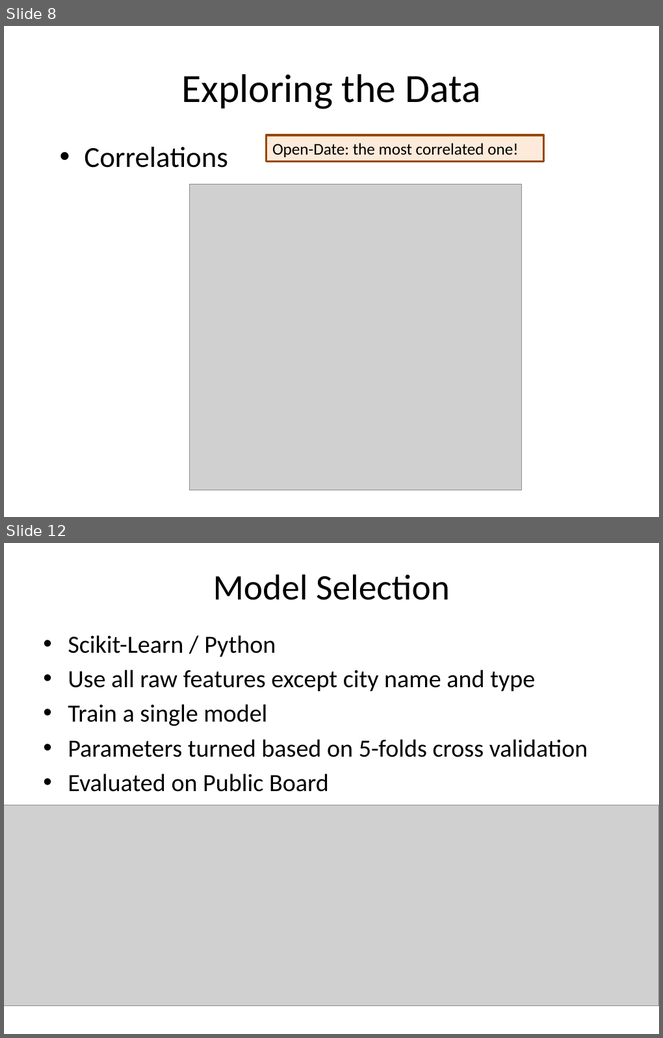
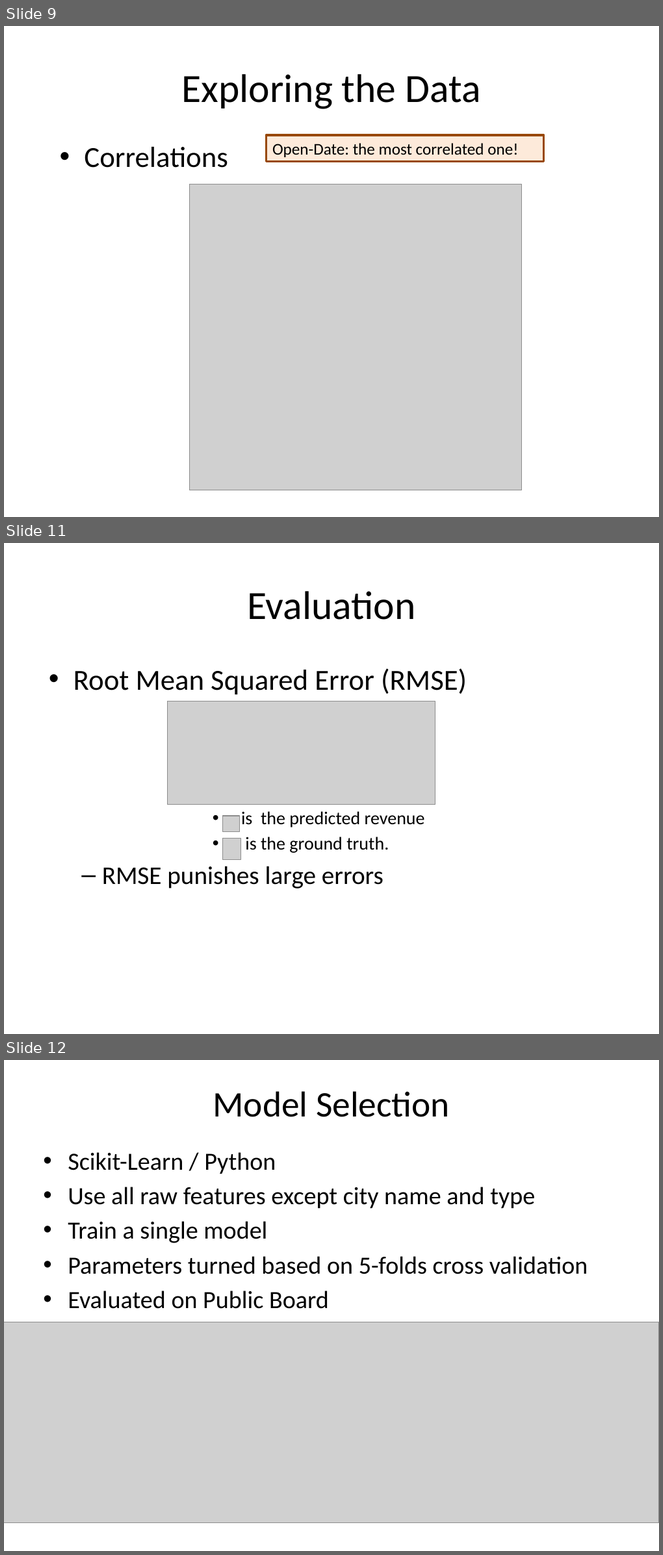
Before and after one commit to hxwang/revenue-prediction, a slide deck: doc/presentation/revenue-prediction.pptx. Shown one above the other, each under a label of ours: slides 8 and 12 before the commit, slides 9, 11 and 12 after it; the slides between them are not shown. The pictures are 663x1038 and 663x1555 pixels, drawn with LibreOffice and Linux fonts; fonts in the diff are those of the drawing; grey boxes stand for pictures. Boxes give left, top, right and bottom in pixels: in the first picture for what was removed or moved away, otherwise in the second. Text is boxed around its words. In the diff, an @@ line names an element or a change of style, - is before the commit and + after.

```diff
--- a/doc/presentation/revenue-prediction.pptx
+++ b/doc/presentation/revenue-prediction.pptx
@@ slide 11 added at [4,543,659,1034], background #FFFFFF @@
@@ title added at [247,591,416,620], 44 pt, text #000000 @@
+Evaluation
@@ text added at [74,668,467,889], 20 pt, text #000000 @@
+• Root Mean Squared Error (RMSE)
+          • is the predicted revenue
+          • is the ground truth.
+  – RMSE punishes large errors
@@ picture added at [168,702,435,804] @@
@@ picture added at [222,816,239,832] @@
@@ picture added at [222,839,241,860] @@
@@ what was slide 8 is now slide 9 @@
```
Also in this commit, not shown: 3 slides changed, 1 slide removed, 1 other file.
